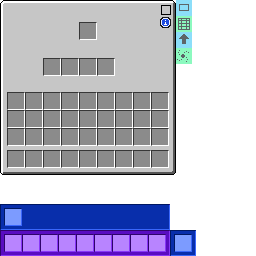
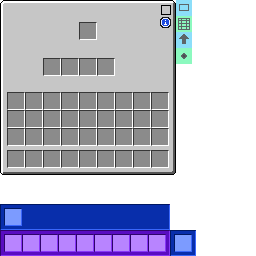
Two versions of the same layered image (256x256). Layer-by-layer changes:
painted on "Icons" over [177, 50, 189, 62]
